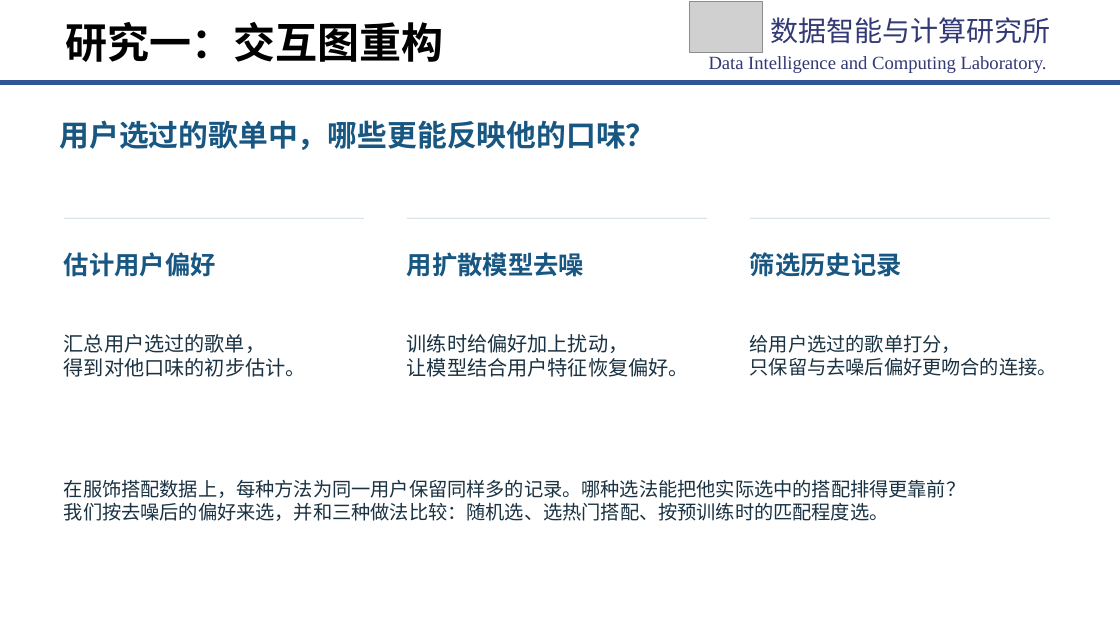
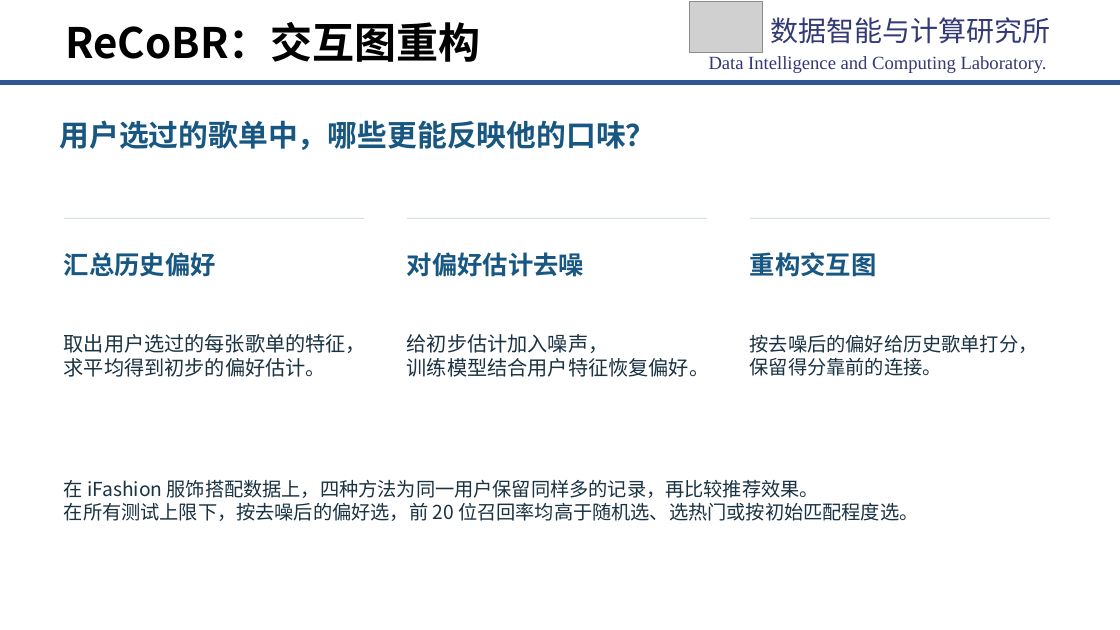
Before and after one commit to chengwuzi/MultiCBR-Project, a slide deck: slide 15 of 开题PPT/研二开题答辩-ReCoBR-定稿.pptx (slide 12 before the commit). Drawn at 1120x630 pixels with LibreOffice and Linux fonts; fonts in the diff are those of the drawing; grey boxes stand for pictures; background and template pictures are left out. Boxes give left, top, right and bottom in pixels: in the first picture for what was removed or moved away, otherwise in the second. Text is boxed around its words. In the diff, an @@ line names an element or a change of style, - is before the commit and + after.

```diff
--- a/开题PPT/研二开题答辩-ReCoBR-定稿.pptx
+++ b/开题PPT/研二开题答辩-ReCoBR-定稿.pptx
@@ text at box(65, 22, 481, 62): text changed @@
-研究一：交互图重构
+ReCoBR：交互图重构
@@ text at box(64, 252, 216, 277): text changed @@
-估计用户偏好
+汇总历史偏好
@@ text at box(407, 252, 584, 277): text changed @@
-用扩散模型去噪
+对偏好估计去噪
@@ text at box(750, 252, 877, 277): text changed @@
-筛选历史记录
+重构交互图
@@ text at box(64, 334, 366, 377): text changed @@
-汇总用户选过的歌单，
-得到对他口味的初步估计。
+取出用户选过的每张歌单的特征，
+求平均得到初步的偏好估计。
@@ text at box(407, 334, 709, 377): text changed @@
-训练时给偏好加上扰动，
-让模型结合用户特征恢复偏好。
+给初步估计加入噪声，
+训练模型结合用户特征恢复偏好。
@@ text at box(750, 334, 1038, 376): text changed @@
-给用户选过的歌单打分，
-只保留与去噪后偏好更吻合的连接。
+按去噪后的偏好给历史歌单打分，
+保留得分靠前的连接。
@@ text at box(64, 479, 918, 521): text changed @@
-在服饰搭配数据上，每种方法为同一用户保留同样多的记录。哪种选法能把他实际选中的搭配排得更靠前？
-我们按去噪后的偏好来选，并和三种做法比较：随机选、选热门搭配、按预训练时的匹配程度选。
+在 iFashion 服饰搭配数据上，四种方法为同一用户保留同样多的记录，再比较推荐效果。
+在所有测试上限下，按去噪后的偏好选，前 20 位召回率均高于随机选、选热门或按初始匹配程度选。
```
Also in this commit, not shown: 8 other slides changed, 3 slides added, 1 slide removed.
